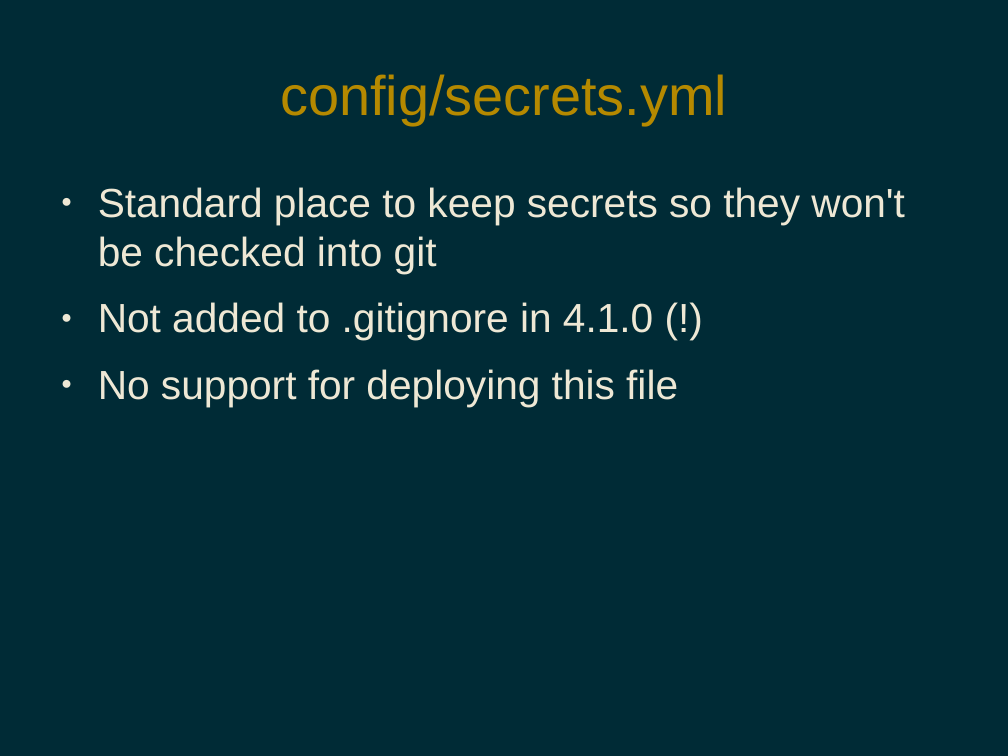
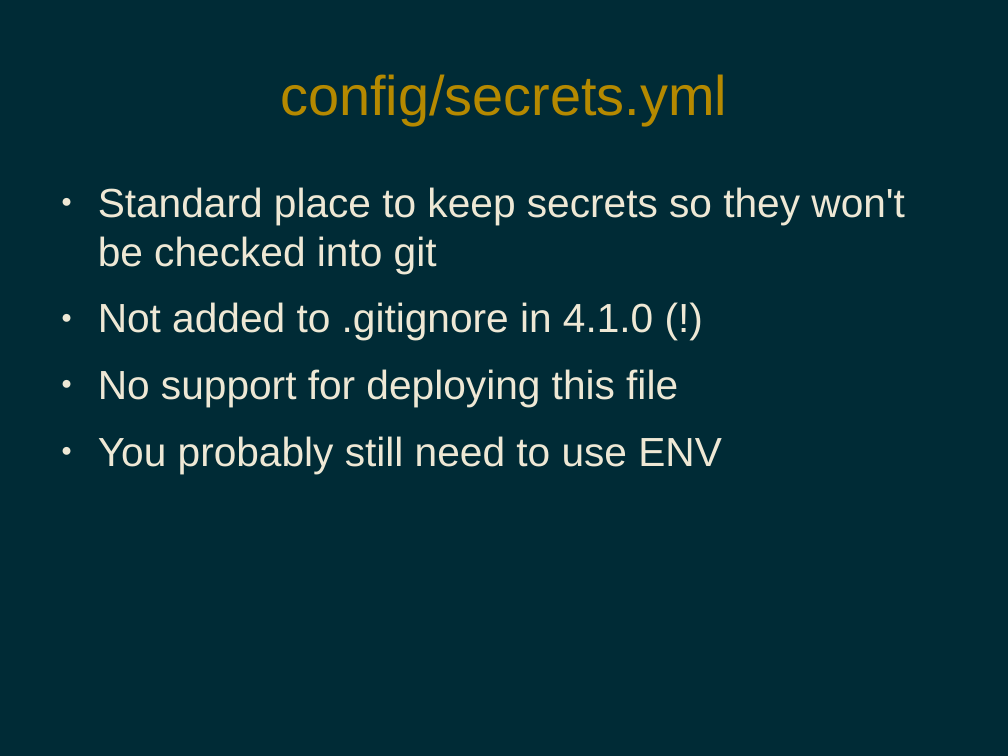
Before and after one commit to pdg137/rails41-pres, a slide deck: slide 4 of new-in-rails-4-1.odp (slide 3 before the commit). Drawn at 1008x756 pixels with LibreOffice and Linux fonts; fonts in the diff are those of the drawing. Boxes give left, top, right and bottom in pixels: in the first picture for what was removed or moved away, otherwise in the second. Text is boxed around its words. In the diff, an @@ line names an element or a change of style, - is before the commit and + after.

```diff
--- a/new-in-rails-4-1.odp
+++ b/new-in-rails-4-1.odp
@@ text at bbox=[98, 436, 722, 474]: paragraph added @@
+● You probably still need to use ENV
```
Also in this commit, not shown: 4 other slides changed, 6 slides added, 3 slides removed.
